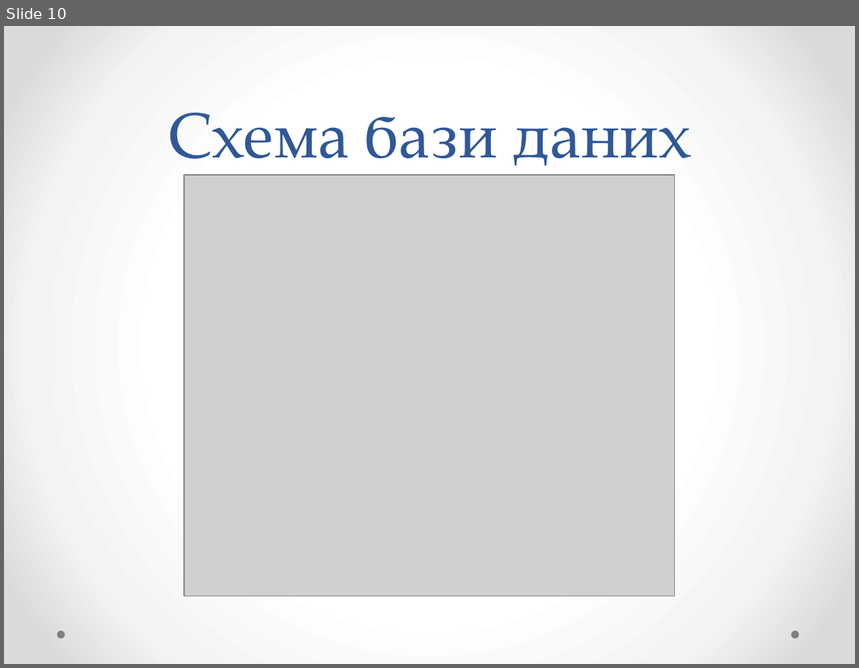
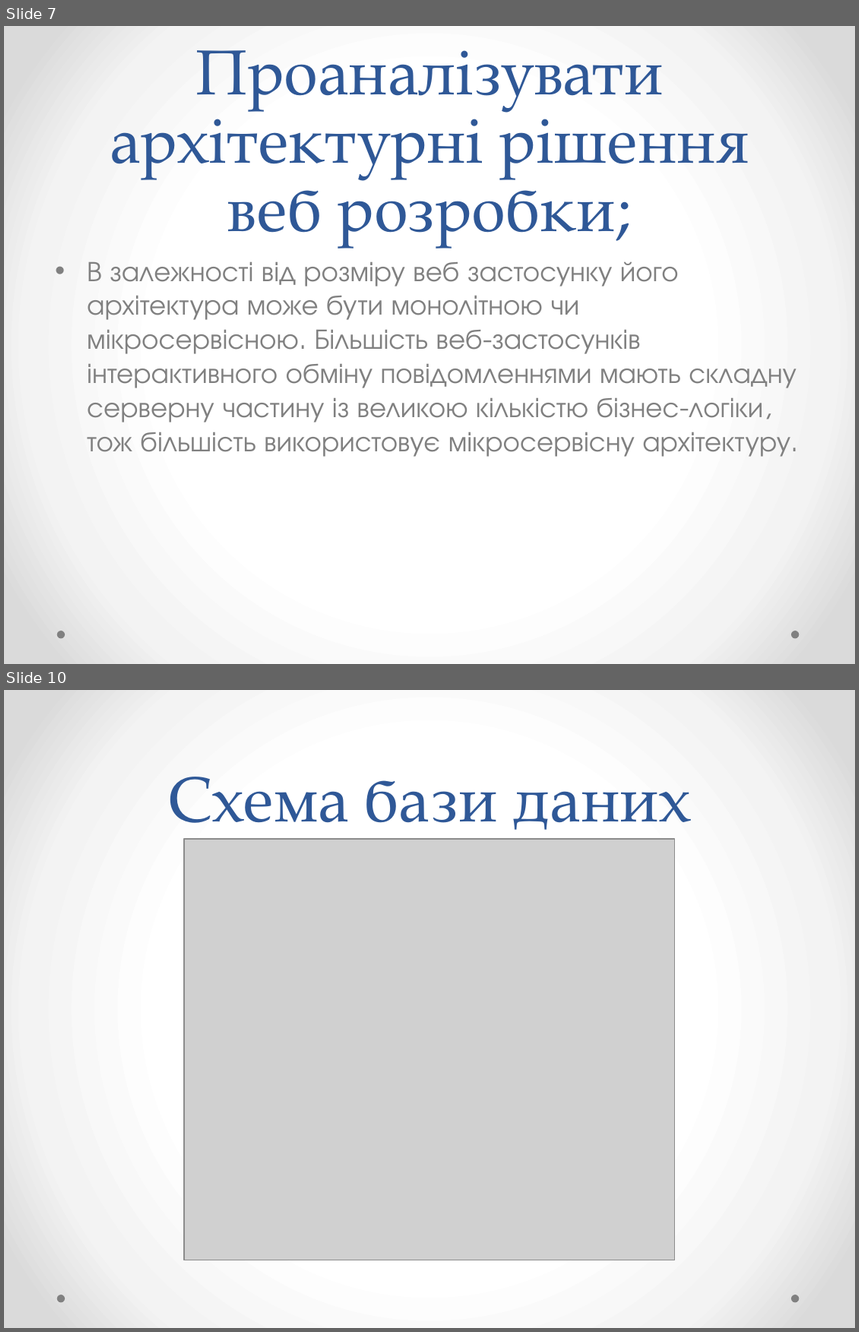
Before and after one commit to YaroslavGozak/University, a slide deck: Диплом/Розробка застосунку Месенджер.pptx. Shown one above the other, each under a label of ours: slide 10 before the commit, slides 7 and 10 after it; the slides between them are not shown. The pictures are 859x668 and 859x1332 pixels, drawn with LibreOffice and Linux fonts; fonts in the diff are those of the drawing; grey boxes stand for pictures. Boxes give left, top, right and bottom in pixels: in the first picture for what was removed or moved away, otherwise in the second. Text is boxed around its words. In the diff, an @@ line names an element or a change of style, - is before the commit and + after.

```diff
--- a/Диплом/Розробка застосунку Месенджер.pptx
+++ b/Диплом/Розробка застосунку Месенджер.pptx
@@ slide 7 added at (4, 26, 855, 664), background gradient #FFFFFF to #F4F4F4 to #DADADA; not listed: 2 template elements that a slide beside it also shows @@
@@ title added at (110, 50, 750, 248), 54 pt, text #2F5897 @@
+Проаналізувати архітектурні рішення веб розробки;
@@ text added at (87, 262, 797, 457), 24 pt, text #808080 @@
+• В залежності від розміру веб застосунку його архітектура може бути монолітною чи мікросервісною. Більшість веб-застосунків інтерактивного обміну повідомленнями мають складну серверну частину із великою кількістю бізнес-логіки, тож більшість використовує мікросервісну архітектуру.
```
Also in this commit, not shown: 3 slides changed, 6 other slides added, 8 slides removed, 5 other files.
